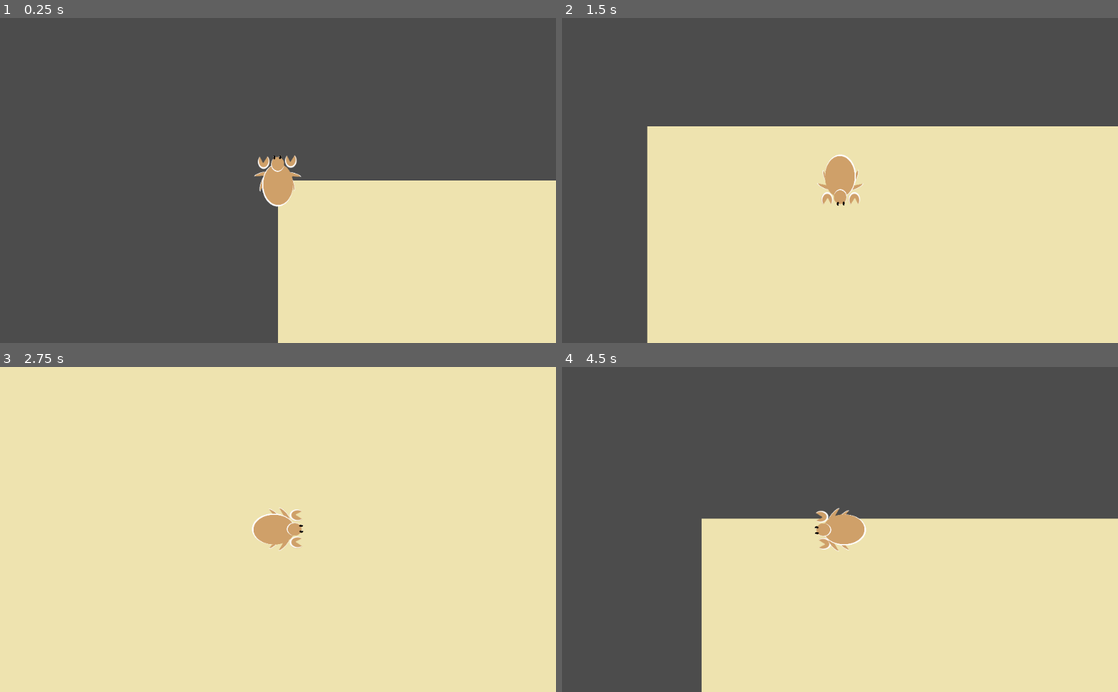
Above: before the commit, frames 1-4 (two rows, left to right).
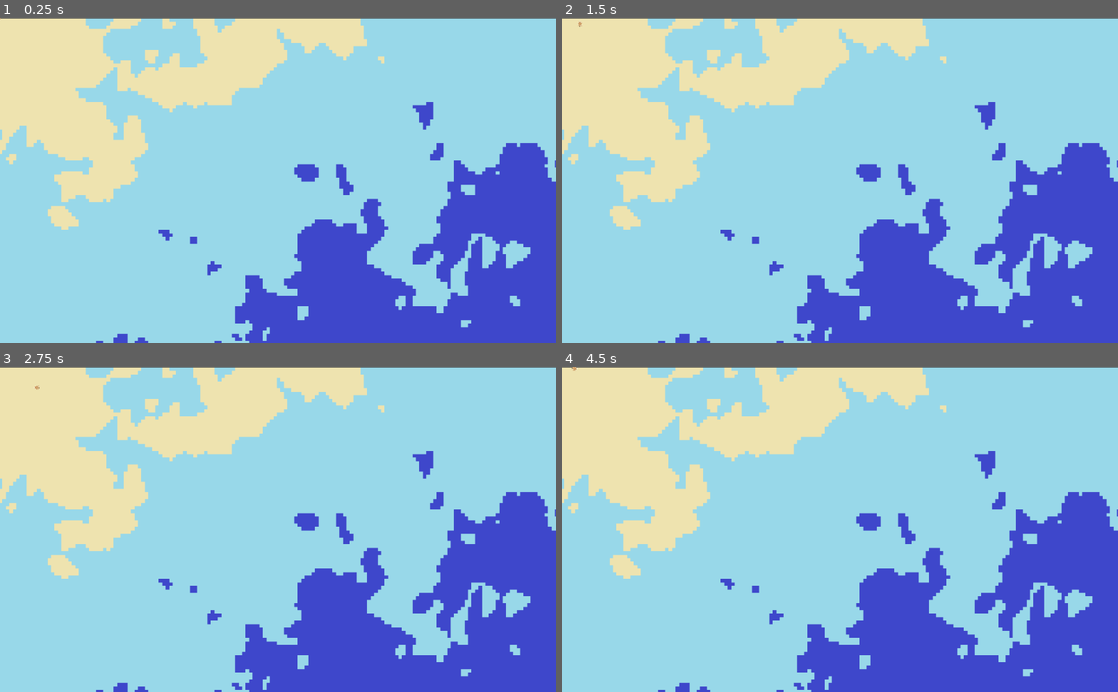
Above: after the commit, the same moments.

Repository: mtaubert/hermit
Game: Godot game, scene res://Scenes/Game.tscn
The game is run twice, just before and just after one commit, with the same random seed, the same clock (stepped at 60 frames per second) and the same inputs. The project has no main scene, so this scene is started directly.
Inputs (mouse positions are in pixels of both pictures, inside the frame that each line leads up to):
- Up to frame 1 (0.25 s): no input
- Up to frame 2 (1.5 s): move the mouse to (962, 164) at 0.52 s; hold D (move_right) 0.53-1.28 s; click (962, 164) at 0.67 s; move the mouse to (728, 196) at 1.27 s; hold S (move_down) from 1.28 s (still down)
- Up to frame 3 (2.75 s): move the mouse to (333, 458) at 2.02 s; release S (move_down) at 2.03 s; hold D (move_right) from 2.03 s (still down)
- Up to frame 4 (4.5 s): move the mouse to (812, 594) at 2.77 s; release D (move_right) at 2.78 s; hold W (move_up) 2.78-3.53 s; click (812, 594) at 2.92 s; move the mouse to (1006, 578) at 3.52 s; hold A (move_left) from 3.53 s (still down); move the mouse to (673, 480) at 4.27 s

The runs differ from the first frame. In frame 1, 100% of the frame differs, in the area x 0-100%, y 0-100%; in frame 2, 98%; in frame 3, 84%; in frame 4, 100%.

Commit message:
map generator finished for now

Diff:
--- a/Scenes/Game.tscn
+++ b/Scenes/Game.tscn
@@ -1,20 +1,25 @@
-[gd_scene load_steps=4 format=2]
+[gd_scene load_steps=5 format=2]
 
-[ext_resource path="res://Assets/world_tiles.tres" type="TileSet" id=1]
-[ext_resource path="res://Scripts/World.gd" type="Script" id=2]
-[ext_resource path="res://Scenes/Prefabs/player_crab.tscn" type="PackedScene" id=3]
+[ext_resource path="res://Scripts/Game.gd" type="Script" id=1]
+[ext_resource path="res://Assets/world_tiles.tres" type="TileSet" id=2]
+[ext_resource path="res://Scripts/World.gd" type="Script" id=3]
+[ext_resource path="res://Scenes/Prefabs/player_crab.tscn" type="PackedScene" id=4]
 
 [node name="Game" type="Node2D"]
+script = ExtResource( 1 )
 
 [node name="World" type="TileMap" parent="."]
-tile_set = ExtResource( 1 )
+tile_set = ExtResource( 2 )
 format = 1
-script = ExtResource( 2 )
+script = ExtResource( 3 )
+worldSize = Vector2( 200, 100 )
 
 [node name="Sorter" type="YSort" parent="World"]
 
-[node name="Node2D" parent="World/Sorter" instance=ExtResource( 3 )]
+[node name="Node2D" parent="World/Sorter" instance=ExtResource( 4 )]
 
 [node name="Temp_Camera" type="Camera2D" parent="."]
 position = Vector2( 5140.88, 2990.27 )
+current = true
 zoom = Vector2( 10, 10 )
+drag_margin_h_enabled = false
--- /dev/null
+++ b/Scripts/Game.gd
@@ -0,0 +1,4 @@
+extends Node2D
+
+func _on_Button_pressed():
+	$World.create_new_world()
--- a/Scripts/Global_Scripts/world_generator.gd
+++ b/Scripts/Global_Scripts/world_generator.gd
@@ -15,6 +15,7 @@
 	depthNoise.octaves = octaves
 	depthNoise.period = period
 	depthNoise.persistence = persistence
+	print(depthNoise.get_seed())
 
 func get_depth(x,y):
 	var gradientOffset = (((((x/size.x)+(y/size.y))/2)*2)-1)*(-1)
--- a/Scripts/World.gd
+++ b/Scripts/World.gd
@@ -1,7 +1,7 @@
 extends TileMap
 
 var world = []
-var worldSize = Vector2(70,50)
+export(Vector2) var worldSize = Vector2(70,50)
 
 export(int) var octaves = 4
 export(float) var period = 35.0
@@ -11,6 +11,7 @@
 	create_new_world()
 
 func create_new_world():
+	world.clear()
 	for cell in get_used_cells():
 		set_cell(cell.x, cell.y, -1)
 
@@ -35,9 +36,9 @@
 			var depth = world[x][y]["depth"]
 			var biome = world[x][y]["biome"]
 
-			if depth <= -0.2:
+			if depth <= -0.1:
 				set_cell(x,y,2)
-			elif depth <= 0.2:
+			elif depth <= 0.3:
 				set_cell(x,y,1)
 			else:
 				set_cell(x,y,0)
